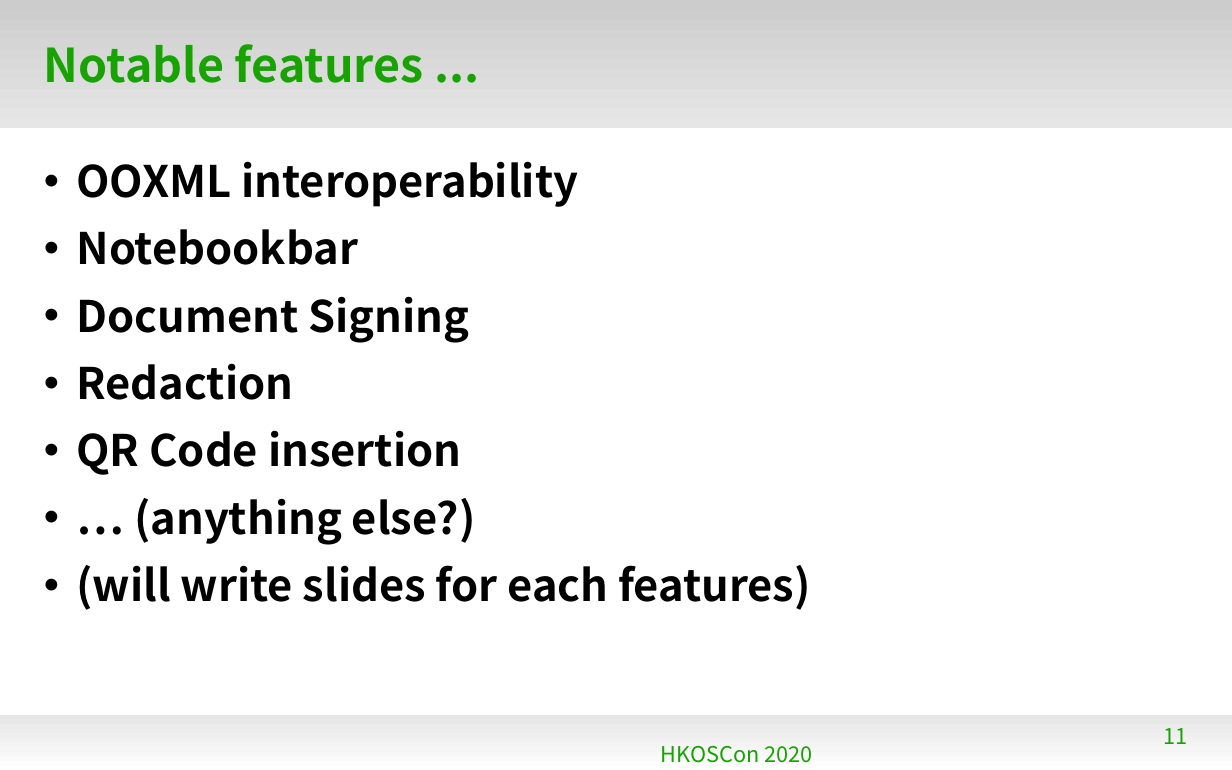
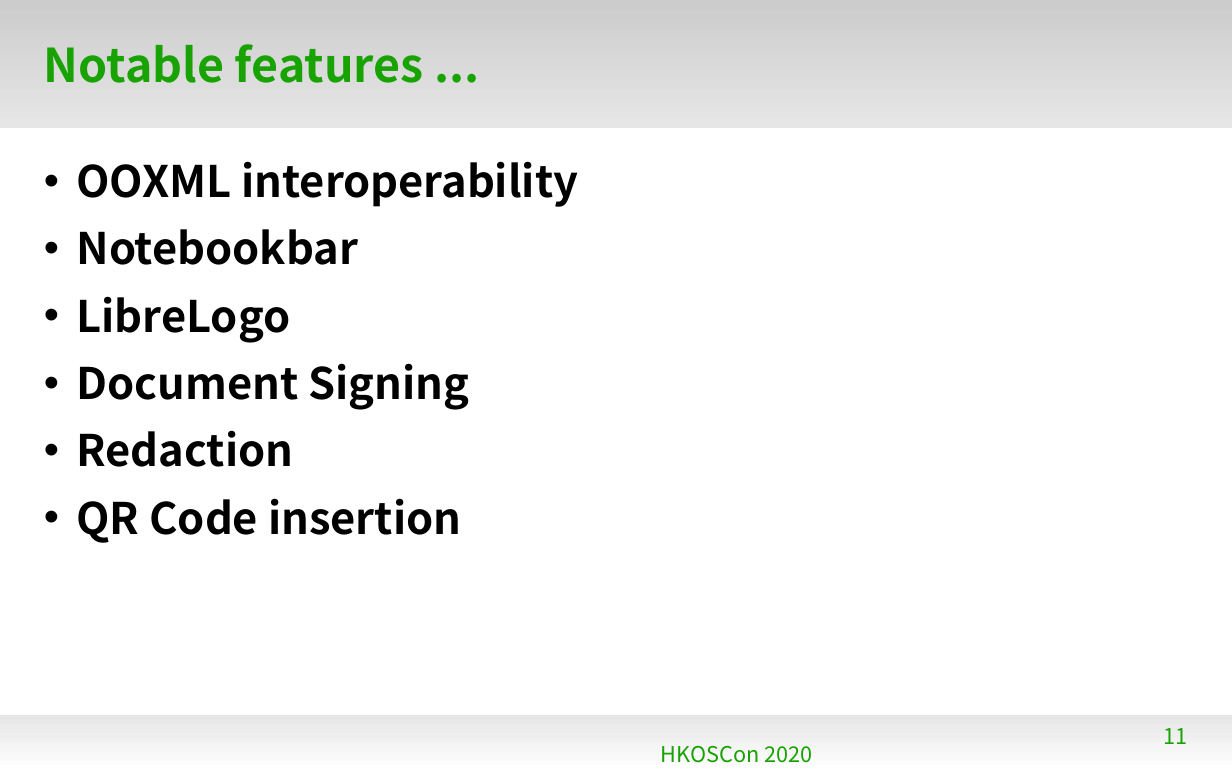
Before and after one commit to naruoga/KantoLibreOffice, a slide deck: slide 11 of others/202006-HKOSCon-LibO.odp. Drawn at 1232x770 pixels with LibreOffice and Linux fonts; fonts in the diff are those of the drawing; background and template pictures are left out. Boxes give left, top, right and bottom in pixels: in the first picture for what was removed or moved away, otherwise in the second. Text is boxed around its words. In the diff, an @@ line names an element or a change of style, - is before the commit and + after.

```diff
--- a/others/202006-HKOSCon-LibO.odp
+++ b/others/202006-HKOSCon-LibO.odp
@@ text at (x1=77, y1=296, x2=291, y2=343): paragraph added @@
+• LibreLogo
@@ text at (x1=77, y1=498, x2=811, y2=610): paragraphs removed @@
-• … (anything else?)
-• (will write slides for each features)
```
Also in this commit, not shown: 2 other slides changed, 4 slides added.
